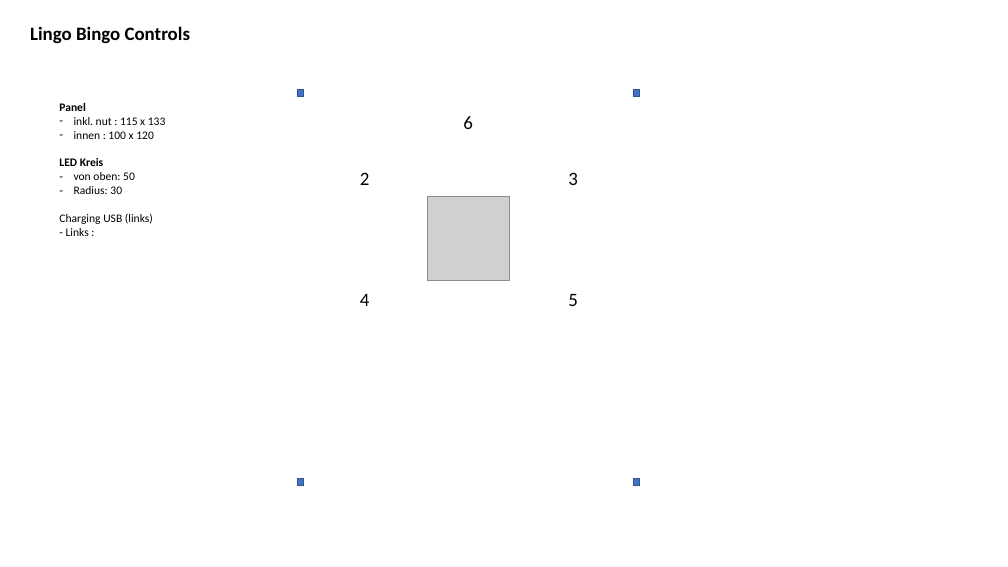
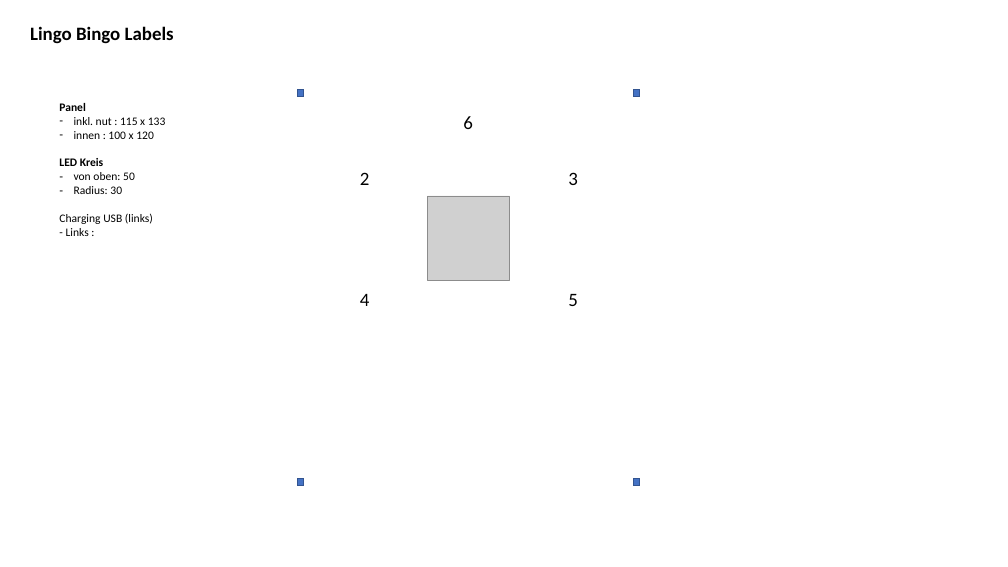
Before and after one commit to jeskes/activityboard, a slide deck: slide 38 of Activityboard.pptx (slide 37 before the commit). Drawn at 1008x567 pixels with LibreOffice and Linux fonts; fonts in the diff are those of the drawing; grey boxes stand for pictures. Boxes give left, top, right and bottom in pixels: in the first picture for what was removed or moved away, otherwise in the second. Text is boxed around its words. In the diff, an @@ line names an element or a change of style, - is before the commit and + after.

```diff
--- a/Activityboard.pptx
+++ b/Activityboard.pptx
@@ title at [30, 26, 174, 44]: text changed @@
-Lingo Bingo Controls
+Lingo Bingo Labels
```
Also in this commit, not shown: 3 other slides changed, 5 slides added, 19 other files.
